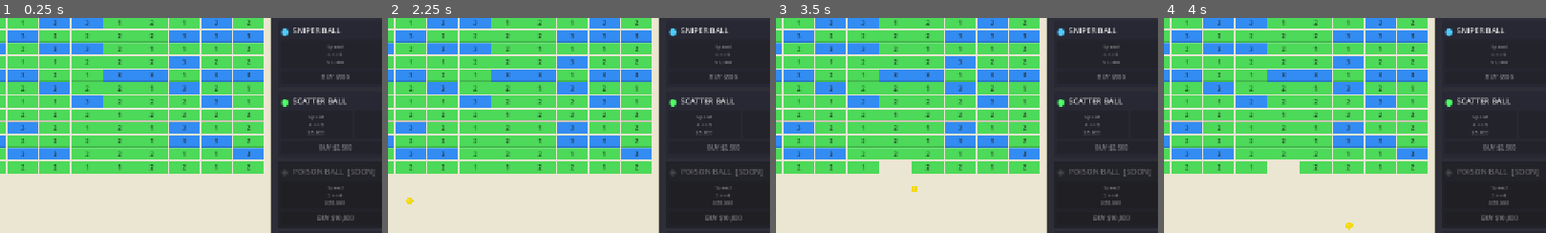
Above: before the commit, frames 1-4 (left to right).
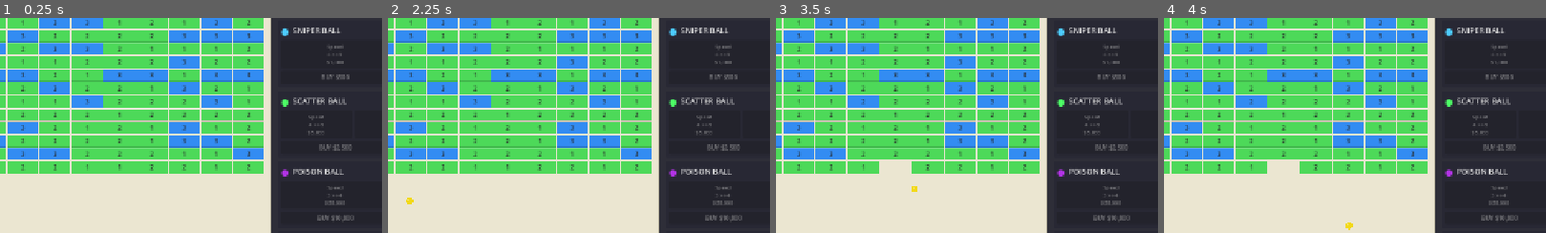
Above: after the commit, the same moments.

Repository: Tortiz-CSUF/idle-breakout
Game: Godot game, scene res://scenes/game.tscn
Two runs of this game, one before a commit and one after it. Both use one fixed random seed, a clock stepped at 60 frames per second and the inputs below.
Inputs (mouse positions are % of the whole screen's width and height, from its top left):
- Up to frame 1 (0.25 s): no input
- Up to frame 2 (2.25 s): move the mouse to (72, 45) at 0.52 s; click (72, 45) at 0.67 s; tap Enter at 1.25 s; move the mouse to (30, 55) at 1.27 s; click (30, 55) at 1.42 s; tap Space at 2 s; move the mouse to (60, 28) at 2.02 s; click (60, 28) at 2.17 s
- Up to frame 3 (3.5 s): tap Enter at 2.75 s; move the mouse to (45, 70) at 2.77 s; click (45, 70) at 2.92 s
- Up to frame 4 (4 s): move the mouse to (80, 65) at 3.52 s; click (80, 65) at 3.67 s
The pictures show only the part of the screen within x 33-83%, y 50-100%; the shares and areas given below are measured in that part.

The runs differ from the first frame. In frame 1, 0.4% of the frame differs, in the area x 73-98%, y 70-74%; in frame 2, 0.4%; in frame 3, 0.4%; in frame 4, 0.4%.

Commit message:
idle_breakout_poison_ball_1

Diff:
--- a/scripts/brick.gd
+++ b/scripts/brick.gd
@@ -17,6 +17,7 @@
 @onready var label: Label = $Label
 
 signal brick_destroyed(brick)
+signal poison_tick_gold(amount)
 
 func _ready():
 	_pick_color()
--- a/scripts/game.gd
+++ b/scripts/game.gd
@@ -96,6 +96,10 @@
 			if dx <= aoe_range and dy <= aoe_range:
 				_award_hit_gold(b, ball.damage)
 				b.take_damage(ball.damage)
+	elif ball.ball_type == "poison":
+		_award_hit_gold(brick, ball.damage)
+		brick.take_damage(ball.damage)
+		brick.apply_poison(float(ball.damage), 3.0)
 	else:
 		_award_hit_gold(brick, ball.damage)
 		brick.take_damage(ball.damage)
--- a/scripts/shop_panel.gd
+++ b/scripts/shop_panel.gd
@@ -1,7 +1,7 @@
 extends VBoxContainer
 
 const BALL_TYPES = ["basic", "plasma", "sniper", "scatter", "poison", "cannon"]
-const IMPLEMENTED = ["basic", "plasma","sniper", "scatter", "cannon"]
+const IMPLEMENTED = ["basic", "plasma","sniper", "scatter", "cannon", "poison"]
 const BALL_LABELS = {
 	"basic": "BASIC BALL",
 	"plasma": "PLASMA BALL",
